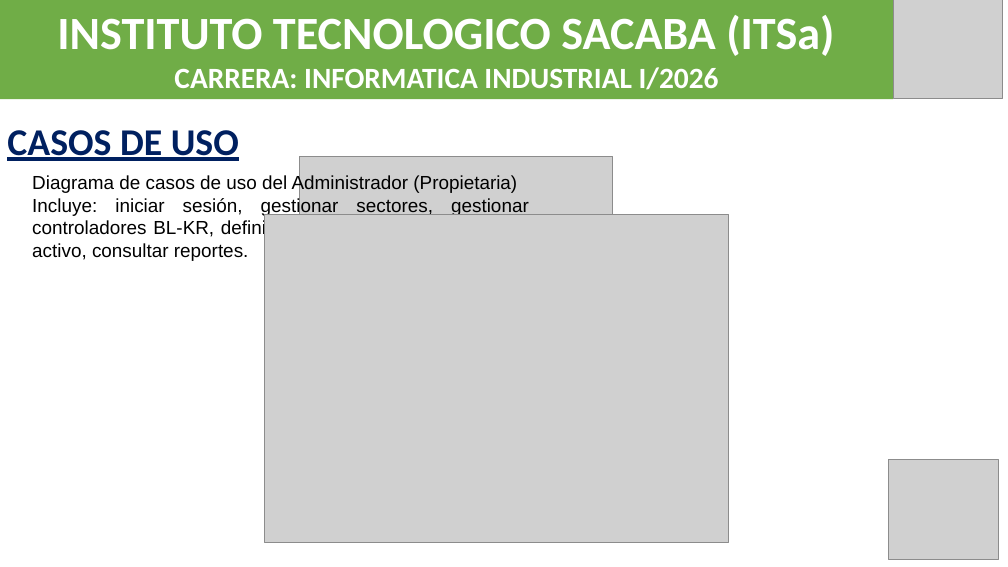
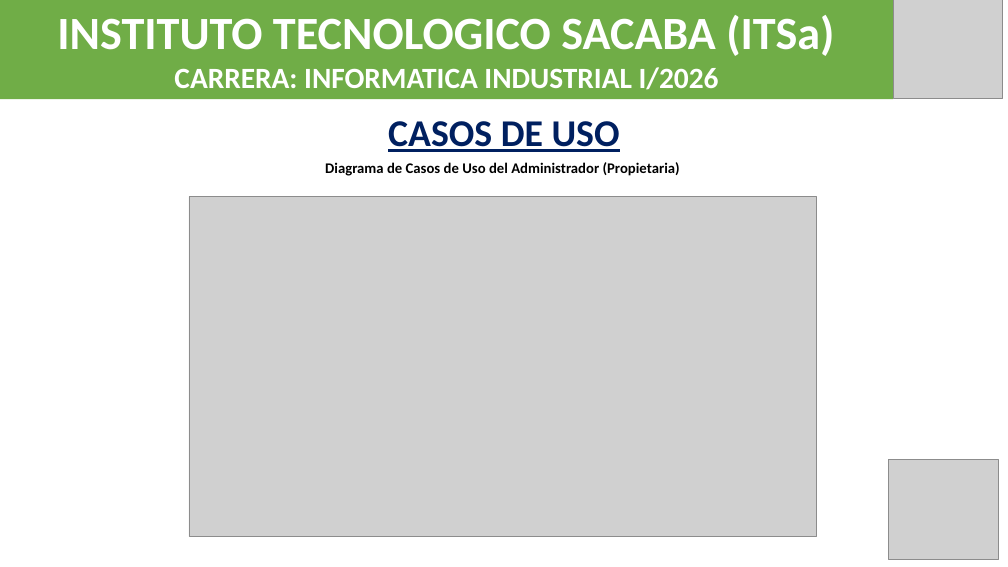
Before and after one commit to Jose12300552/quinta-verde-flow, a slide deck: slide 12 of PRESENTACION_SARQUE.pptx. Drawn at 1008x567 pixels with LibreOffice and Linux fonts; fonts in the diff are those of the drawing; grey boxes stand for pictures. Boxes give left, top, right and bottom in pixels: in the first picture for what was removed or moved away, otherwise in the second. Text is boxed around its words. In the diff, an @@ line names an element or a change of style, - is before the commit and + after.

```diff
--- a/PRESENTACION_SARQUE.pptx
+++ b/PRESENTACION_SARQUE.pptx
@@ text "CASOS DE USO": place and size @@
-text "CASOS DE USO" at box(7, 130, 239, 161)
+text "CASOS DE USO" at box(388, 121, 620, 152)
@@ text "CASOS DE USO" at box(388, 121, 620, 152): alignment left to centre @@
@@ picture removed at box(300, 157, 613, 488) @@
@@ text at box(325, 162, 680, 176): text changed; size 18 to 14 pt; font Arial to Calibri; bold on @@
-Diagrama de casos de uso del Administrador (Propietaria)
-Incluye: iniciar sesión, gestionar sectores, gestionar controladores BL-KR, definir cronograma, visualizar sector activo, consultar reportes.
+Diagrama de Casos de Uso del Administrador (Propietaria)
@@ picture: place and size @@
-picture at box(265, 215, 729, 543)
+picture at box(189, 197, 817, 537)
```
Also in this commit, not shown: 21 other slides changed, 2 other files.
